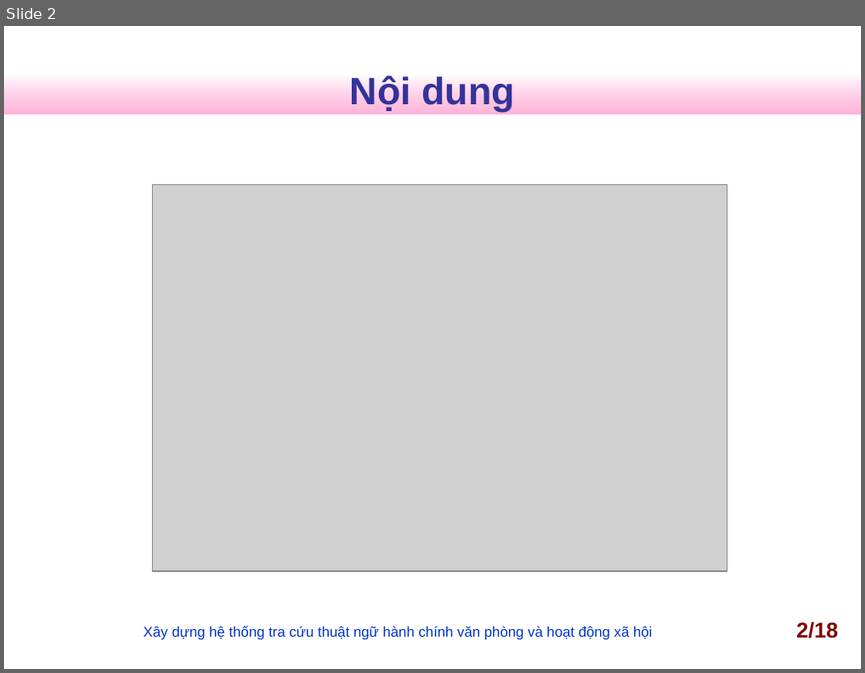
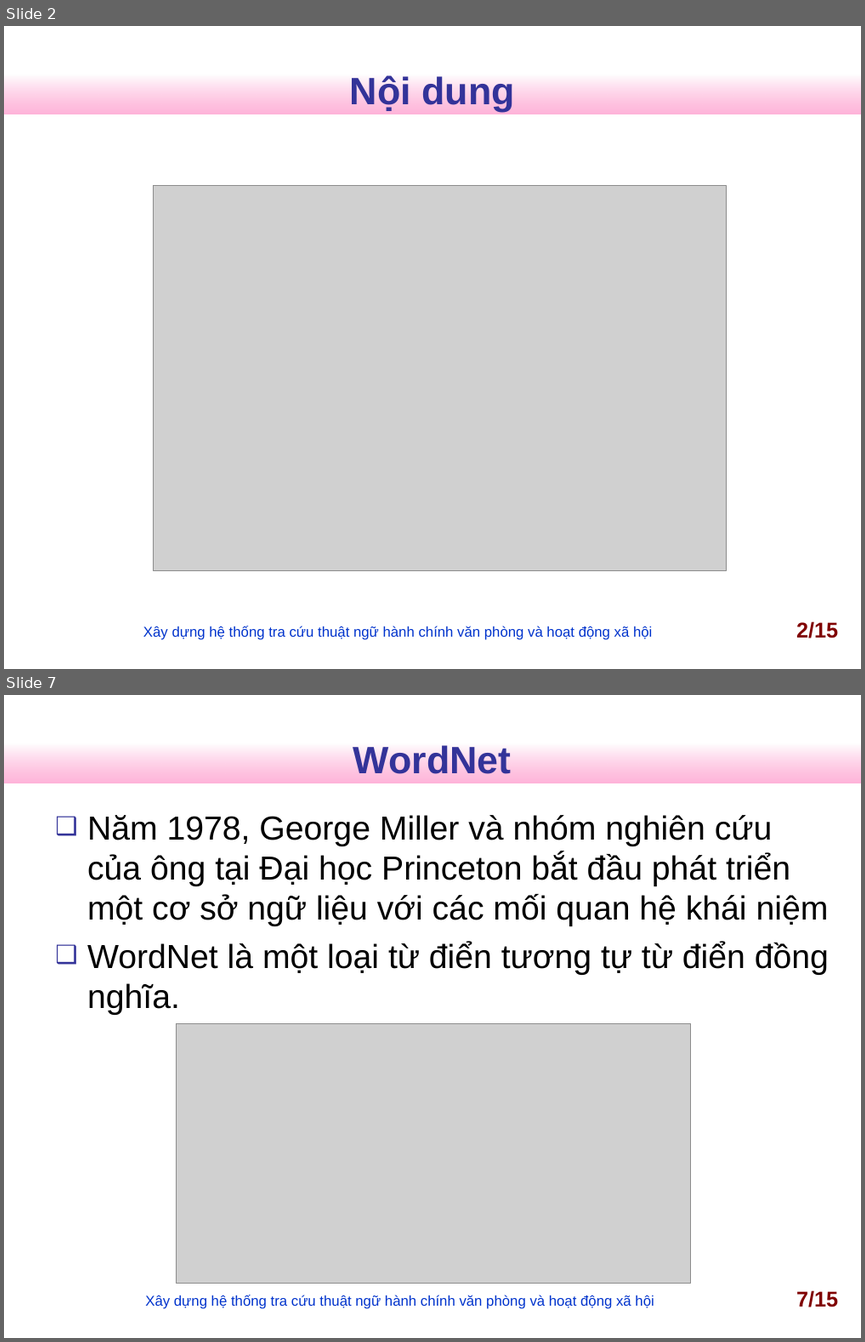
Before and after one commit to nguyentk90/tra-cuu-thuat-ngu-hanh-chinh, a slide deck: Documents/slideN2013.ppt. Shown one above the other, each under a label of ours: slide 2 before the commit, slides 2 and 7 after it; the slides between them are not shown. The pictures are 865x673 and 865x1342 pixels, drawn with LibreOffice and Linux fonts; fonts in the diff are those of the drawing; grey boxes stand for pictures; background and template pictures are left out. Boxes give left, top, right and bottom in pixels: in the first picture for what was removed or moved away, otherwise in the second. Text is boxed around its words. In the diff, an @@ line names an element or a change of style, - is before the commit and + after.

```diff
--- a/Documents/slideN2013.ppt
+++ b/Documents/slideN2013.ppt
@@ slide 7 added at bbox=[4, 695, 861, 1338], background #FFFFFF; not listed: 1 template element that a slide beside it also shows @@
@@ title added at bbox=[353, 743, 511, 774], 32 pt, text #333399, bold @@
+WordNet
@@ text added at bbox=[87, 815, 828, 1015], 28 pt, text #000000 @@
+❑ Năm 1978, George Miller và nhóm nghiên cứu của ông tại Đại học Princeton bắt đầu phát triển một cơ sở ngữ liệu với các mối quan hệ khái niệm
+❑ WordNet là một loại từ điển tương tự từ điển đồng nghĩa.
@@ picture added at bbox=[177, 1023, 690, 1282] @@
@@ text added at bbox=[145, 1294, 653, 1309], 12 pt, text #0033CC @@
+Xây dựng hệ thống tra cứu thuật ngữ hành chính văn phòng và hoạt động xã hội
@@ page number added at bbox=[796, 1290, 838, 1307], 18 pt, text #800000, bold @@
+7/15
@@ page number at bbox=[796, 621, 838, 638]: text changed @@
-2/18
+2/15
```
Also in this commit, not shown: 6 slides changed, 7 other slides added, 15 slides removed, 2 other files.
